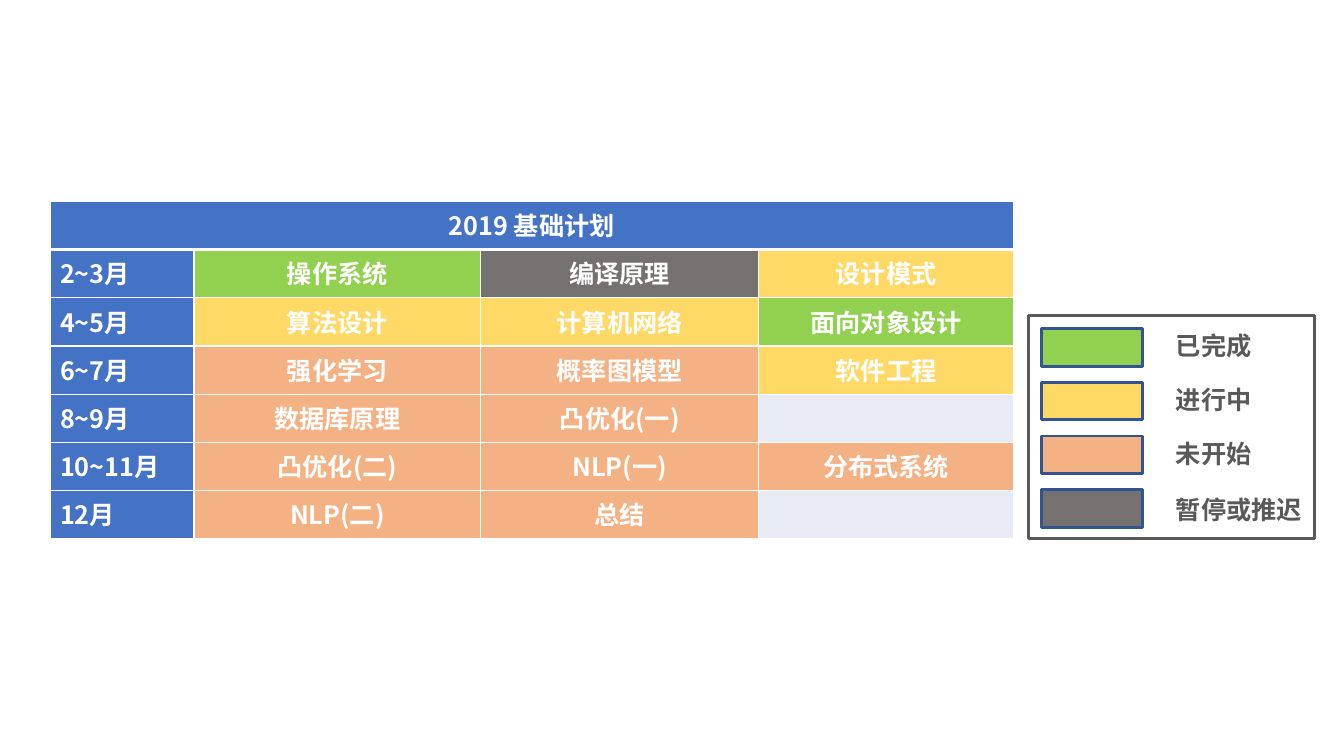
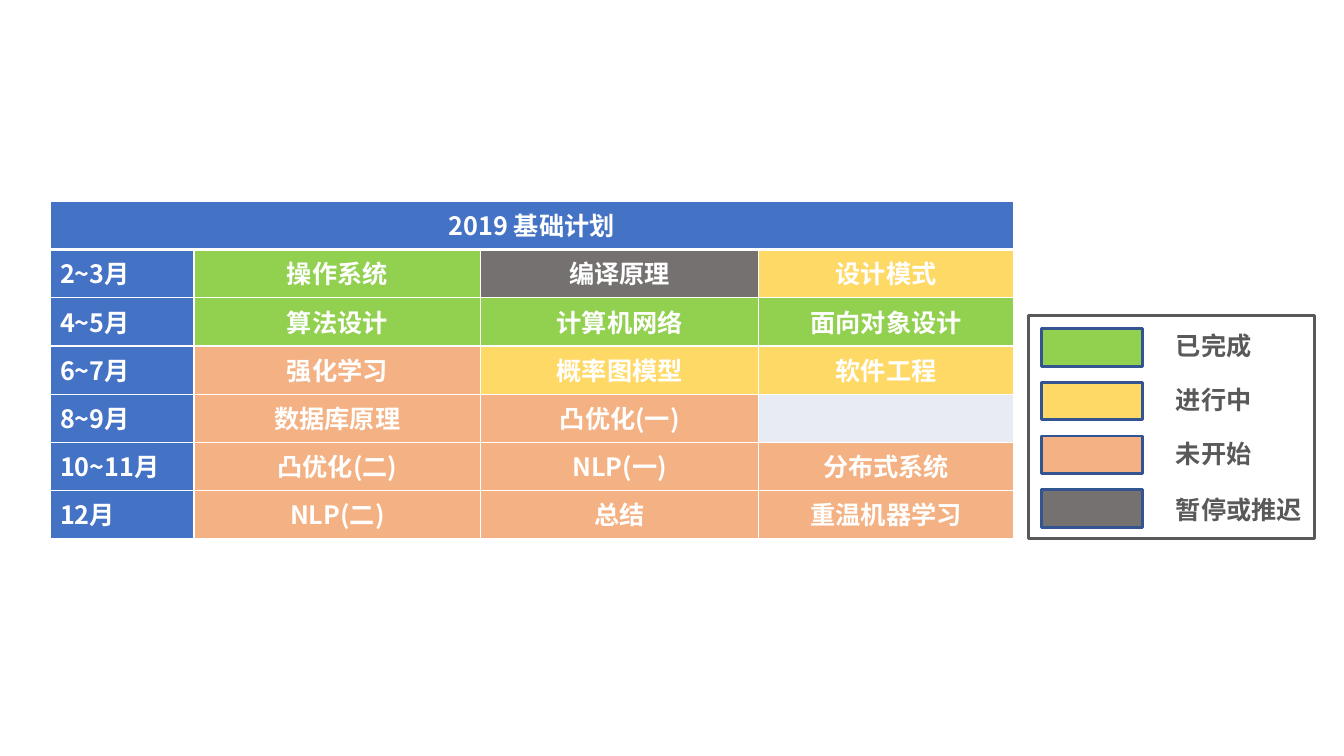
Before and after one commit to JackGittes/NetworkNote, a slide deck: slide 5 of Plan/学习计划.pptx. Drawn at 1344x756 pixels with LibreOffice and Linux fonts; fonts in the diff are those of the drawing. Boxes give left, top, right and bottom in pixels: in the first picture for what was removed or moved away, otherwise in the second. Text is boxed around its words. In the diff, an @@ line names an element or a change of style, - is before the commit and + after.

```diff
--- a/Plan/学习计划.pptx
+++ b/Plan/学习计划.pptx
@@ table at <box>50,202,1014,539</box> @@
-row 7, column 4: 
+row 7, column 4: 重温机器学习
@@ fill #FFD966 to #92D050 in 2 cells @@
@@ fill #F4B183 to #FFD966 in row 4, column 3 @@
@@ fill #E9EBF5 to #F4B183 in row 7, column 4 @@
```
Also in this commit, not shown: 1 other slide changed, 2 other files.
